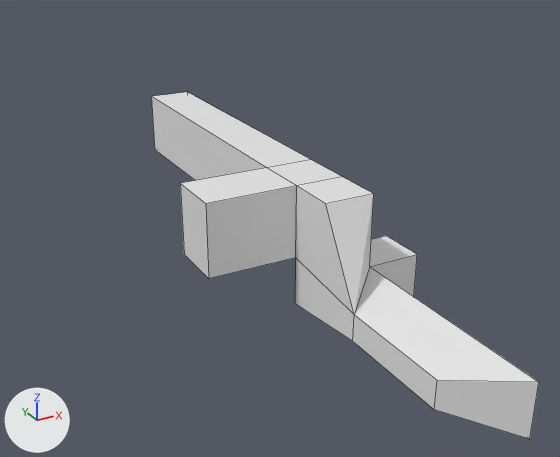
Renders of the OBJ model data/models/polymesh/polymesh-3951816049023924530.obj from each side of a commit.
Both versions are drawn from a 50 mm camera at (-7.15, -10.97, 6.91) aimed at (-0.41, 1.29, 0.78). The axes (+X, +Y, +Z) are drawn at lower left. The lights are the same throughout. Mesh edges are drawn as thin lines. Where no turn or scale is listed for an object, it has been applied to the vertices.

Before the edit, the objects in view are built like this:
```python
me_polymesh_3951816049023924530 = bpy.data.meshes.new('polymesh-3951816049023924530')
me_polymesh_3951816049023924530.from_pydata(...)  # 32 vertices, 30 faces; spans x -2.3..1.6, y -4.66..8.05, z -0.5..1.94
# before: 7 (-0.5, 0.5, 0.5) at pixel (295, 257), 11 (-0.5, 0.5, 1.94) at pixel (296, 185), 25 (-2.3, 0.5, 1.94) at pixel (205, 203), 27 (-2.3, 0.5, 0.5) at pixel (208, 278)
ob_polymesh_3951816049023924530 = bpy.data.objects.new('polymesh-3951816049023924530', me_polymesh_3951816049023924530)
ob_polymesh_3951816049023924530.location = (0.0, 0.0, 0.0)
```
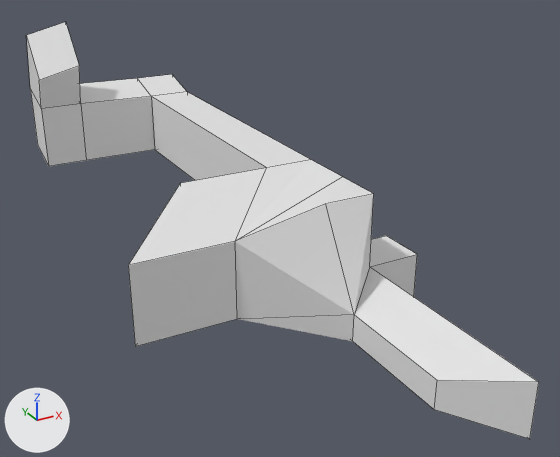
The change, as a diff of the scene's bpy script:
```diff
--- a/data/models/polymesh/polymesh-3951816049023924530.obj.py
+++ b/data/models/polymesh/polymesh-3951816049023924530.obj.py
@@ me_polymesh_3951816049023924530 @@
 # used by ob_polymesh_3951816049023924530; location = (0.0, 0.0, 0.0)
 # verts and faces of me_polymesh_3951816049023924530; kept vertices keep their numbers, new ones are numbered from 32
-me_polymesh_3951816049023924530.from_pydata(...)  # 32 vertices, 30 faces; spans x -2.3..1.6, y -4.66..8.05, z -0.5..1.94
+me_polymesh_3951816049023924530.from_pydata(...)  # 48 vertices, 46 faces; spans x -4.06..1.6, y -4.66..9.09, z -0.5..3.9
+# me_polymesh_3951816049023924530 part 1
+verts[7] = (-2.27, -0.58, 0.22)  # moved, pixel (237, 319)
+verts[11] = (-2.27, -0.58, 1.66)  # moved, pixel (235, 241)
+verts[25] = (-4.06, -0.58, 1.66)  # moved, pixel (128, 265)
+verts[27] = (-4.06, -0.58, 0.22)  # moved, pixel (135, 346)
+# me_polymesh_3951816049023924530 part 2
+# 1 face is deleted
+# 16 vertices are added at x -3.32..0.5, y 7.78..9.09, z 0.5..3.9
+# 17 new faces join them
```

Changed parts and their boxes [x1, y1, x2, y2] in the pictures (560 x 457 px; the box of a moved part takes in the faces that stretch with it):
'polymesh-3951816049023924530', reshaped (32% wider, 20% taller): before [151, 92, 539, 439]; after [26, 22, 539, 439]
part 1 of me_polymesh_3951816049023924530, moved or reshaped: before [180, 160, 373, 341]; after [128, 160, 373, 347]
part 2 of me_polymesh_3951816049023924530, built on: after [26, 22, 187, 166]
